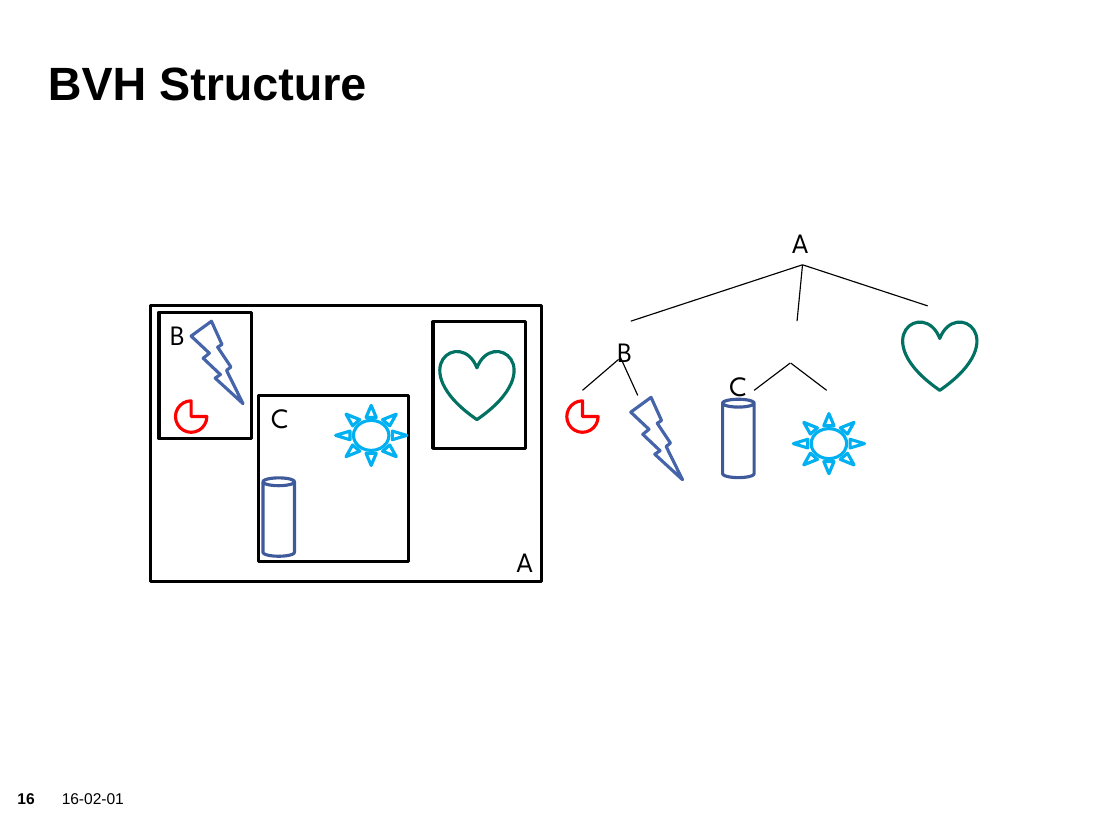
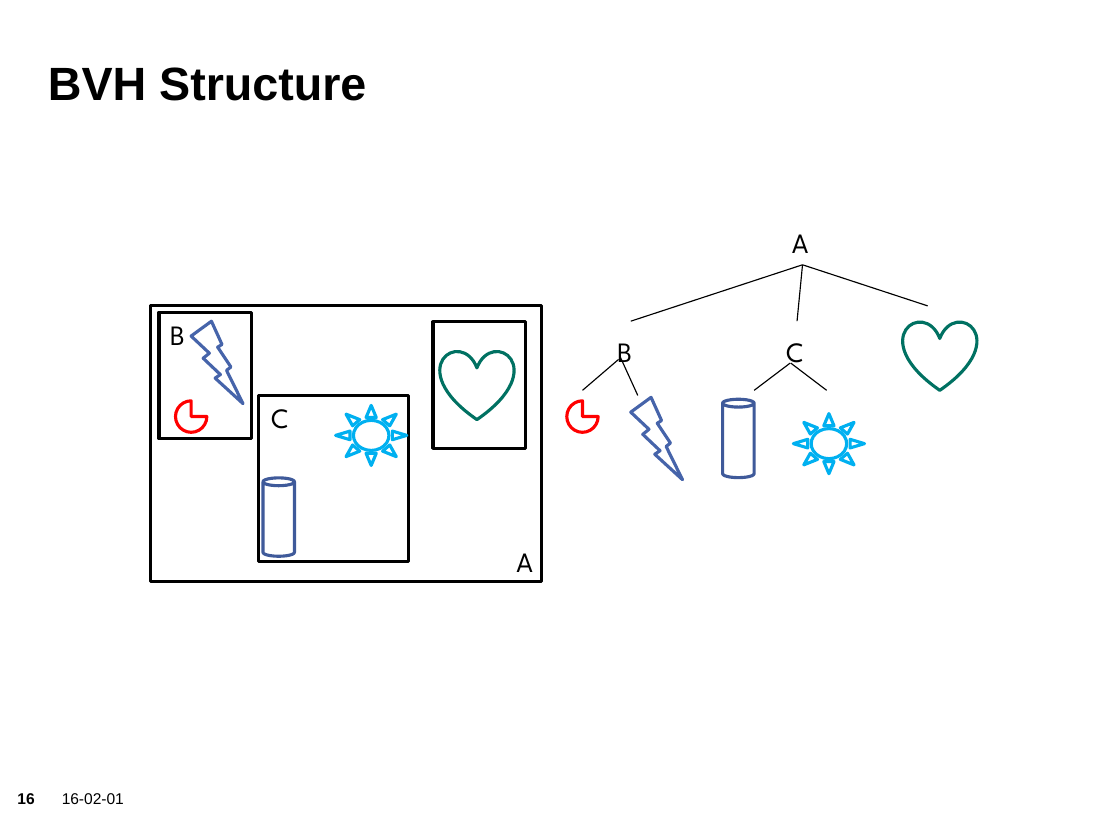
Before and after one commit to sgraf812/compgeom15, a slide deck: slide 16 of presentation/Presentation.pptx. Drawn at 1120x840 pixels with LibreOffice and Linux fonts; fonts in the diff are those of the drawing; background and template pictures are left out. Boxes give left, top, right and bottom in pixels: in the first picture for what was removed or moved away, otherwise in the second. Text is boxed around its words. In the diff, an @@ line names an element or a change of style, - is before the commit and + after.

```diff
--- a/presentation/Presentation.pptx
+++ b/presentation/Presentation.pptx
@@ text at (617, 343, 632, 371): text changed @@
-B C
+B
@@ text added at (786, 343, 804, 371), 18 pt, text #000000 @@
+C
```
Also in this commit, not shown: 3 other slides changed, 2 slides added, 1 other file.
